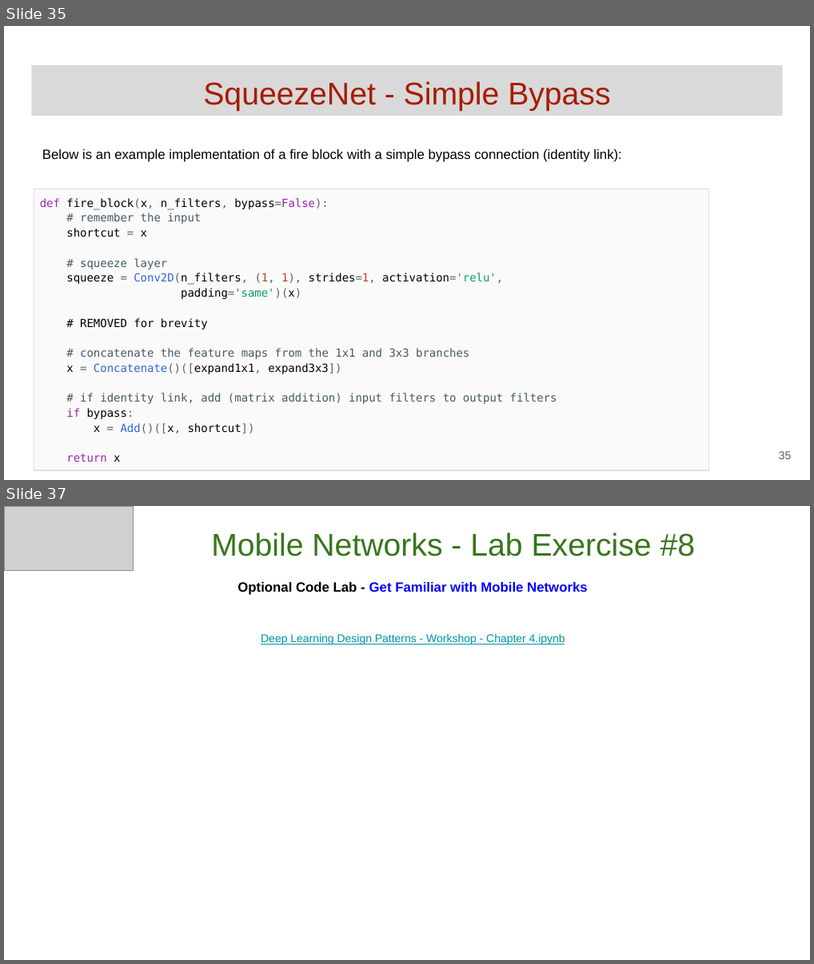
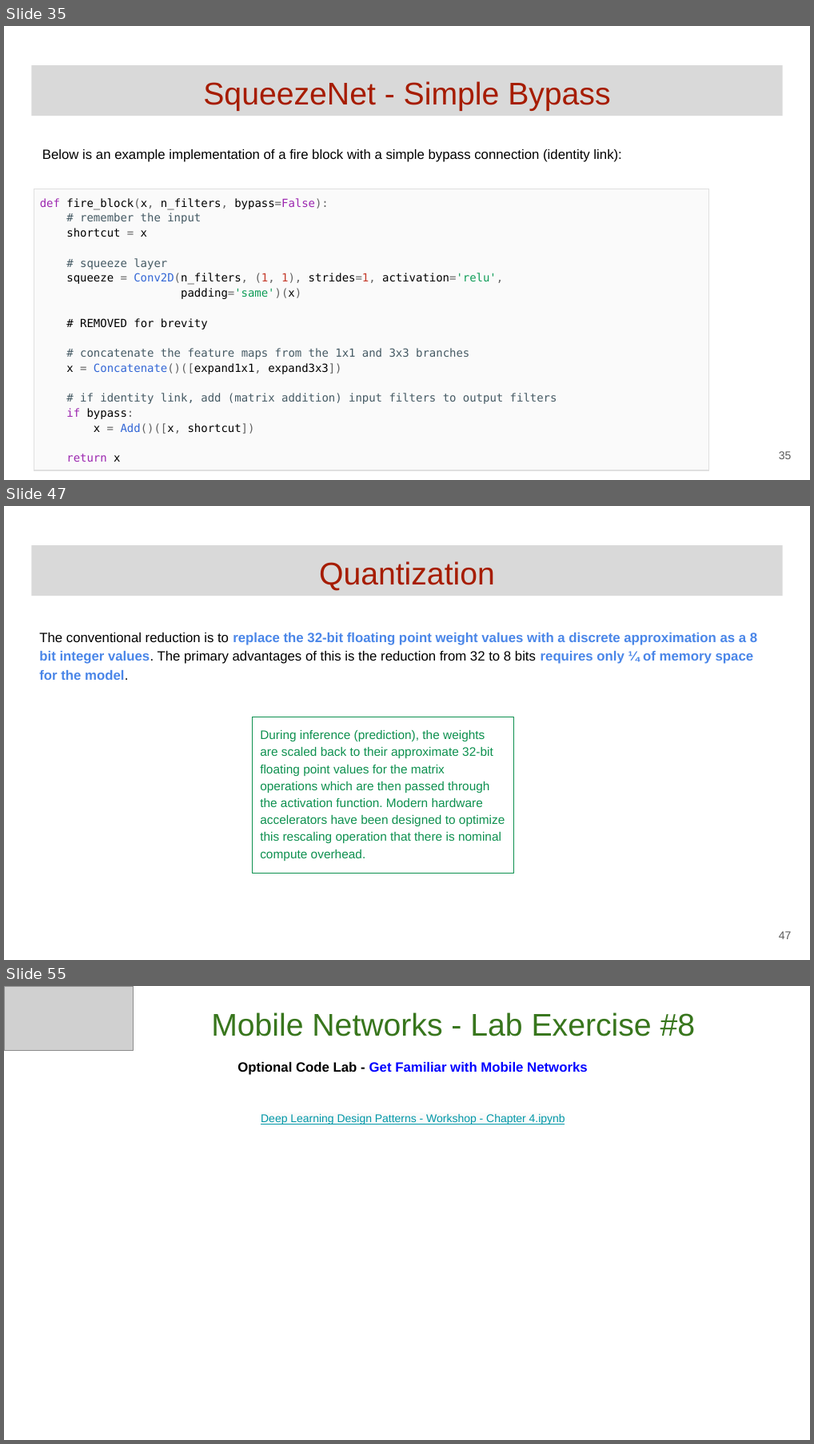
Before and after one commit to GoogleCloudPlatform/keras-idiomatic-programmer, a slide deck: books/deep-learning-design-patterns/Workshops/Junior/Deep Learning Design Patterns - Workshop - Chapter 4.pptx. Shown one above the other, each under a label of ours: slides 35 and 37 before the commit, slides 35, 47 and 55 after it; the slides between them are not shown. The pictures are 814x964 and 814x1444 pixels, drawn with LibreOffice and Linux fonts; fonts in the diff are those of the drawing; grey boxes stand for pictures. Boxes give left, top, right and bottom in pixels: in the first picture for what was removed or moved away, otherwise in the second. Text is boxed around its words. In the diff, an @@ line names an element or a change of style, - is before the commit and + after.

```diff
--- a/books/deep-learning-design-patterns/Workshops/Junior/Deep Learning Design Patterns - Workshop - Chapter 4.pptx
+++ b/books/deep-learning-design-patterns/Workshops/Junior/Deep Learning Design Patterns - Workshop - Chapter 4.pptx
@@ slide 47 added at [4,506,810,960], background #FFFFFF @@
@@ title added at [31,545,783,596], fill #D9D9D9, 28 pt, text #A61C00 @@
+Quantization
@@ text added at [39,632,758,680], 12 pt, text #4A86E8, bold @@
+The conventional reduction is to replace the 32-bit floating point weight values with a discrete approximation as a 8 bit integer values. The primary advantages of this is the reduction from 32 to 8 bits requires only ¼ of memory space for the model.
@@ rectangle added at [252,716,514,873], outline #0D904F 0.75 pt, 11 pt, text #0D904F @@
+During inference (prediction), the weights are scaled back to their approximate 32-bit floating point values for the matrix operations which are then passed through the activation function. Modern hardware accelerators have been designed to optimize this rescaling operation that there is nominal compute overhead.
@@ page number added at [779,931,792,939], 10 pt, text #595959 @@
+47
@@ what was slide 37 is now slide 55 @@
```
Also in this commit, not shown: 1 slide changed, 17 other slides added.
